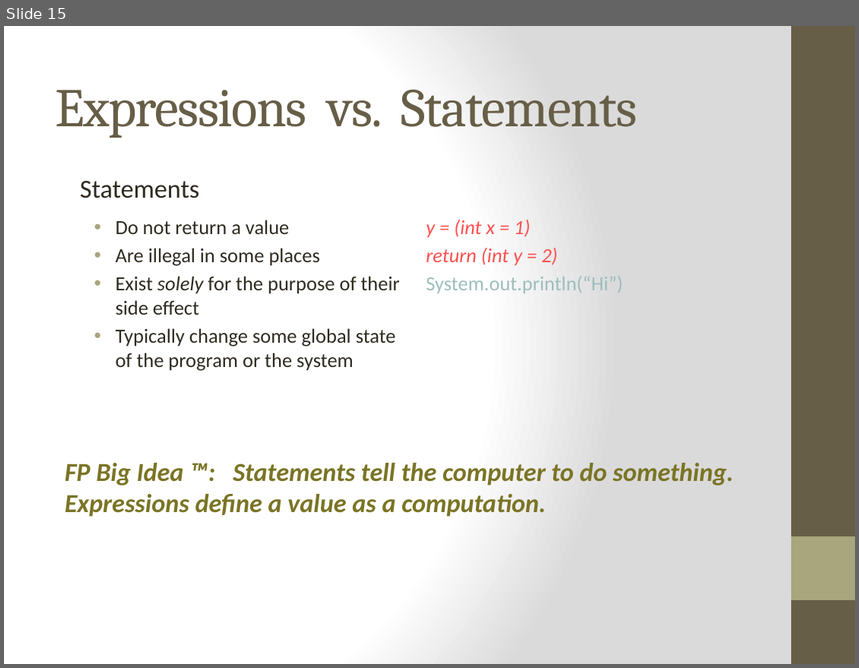
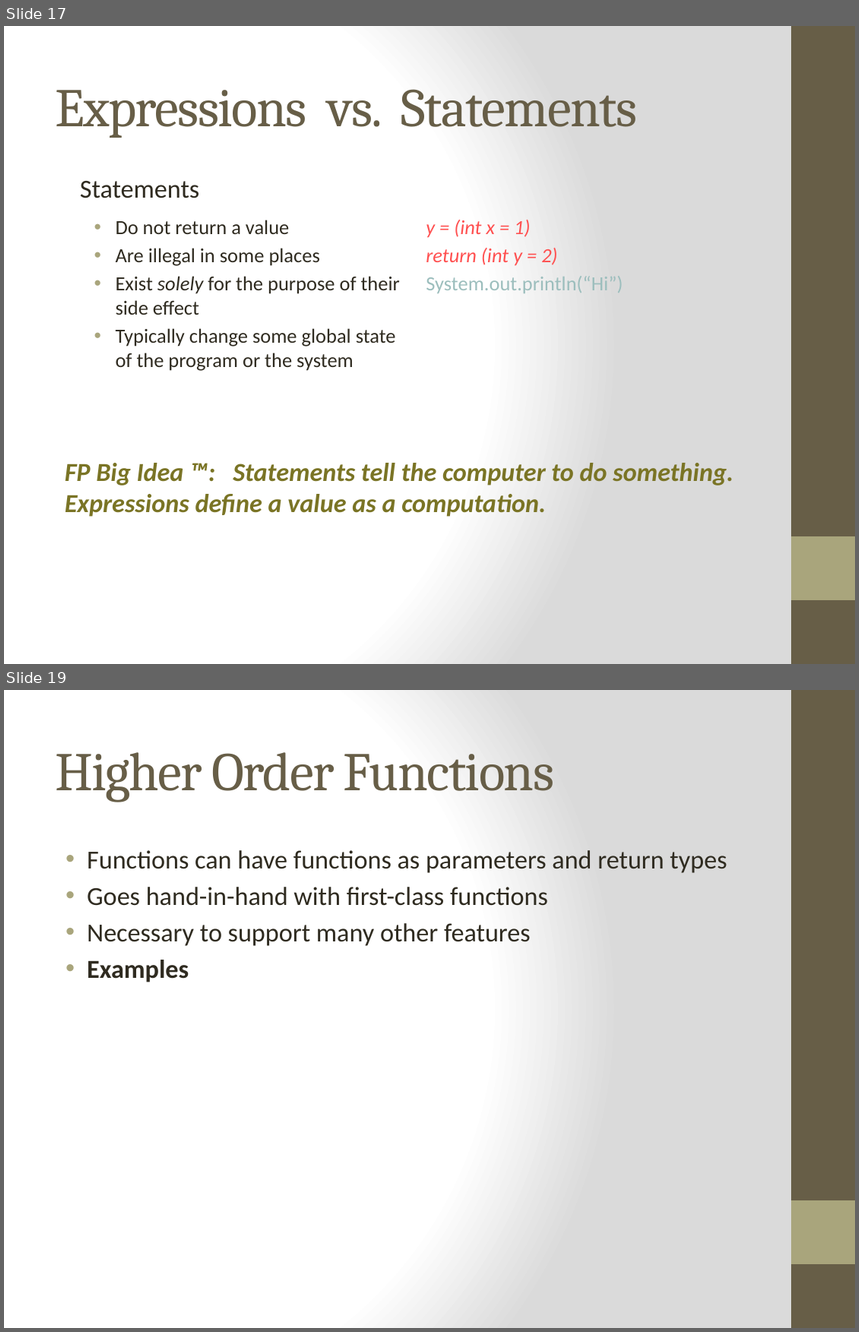
Before and after one commit to bjhartin/FoundationsOfFunctionalProgramming, a slide deck: FoundationsOfFunctionalProgramming.pptx. Shown one above the other, each under a label of ours: slide 15 before the commit, slides 17 and 19 after it; the slides between them are not shown. The pictures are 859x668 and 859x1332 pixels, drawn with LibreOffice and Linux fonts; fonts in the diff are those of the drawing. Boxes give left, top, right and bottom in pixels: in the first picture for what was removed or moved away, otherwise in the second. Text is boxed around its words. In the diff, an @@ line names an element or a change of style, - is before the commit and + after.

Commit message:
Brian: Added slides and examples for first class functions.

```diff
--- a/FoundationsOfFunctionalProgramming.pptx
+++ b/FoundationsOfFunctionalProgramming.pptx
@@ slide 19 added at box(4, 690, 855, 1328), background gradient #FFFFFF to #DADADA; not listed: 2 template elements that a slide beside it also shows @@
@@ title added at box(55, 752, 554, 802), 46 pt, text #675E47 @@
+Higher Order Functions
@@ text added at box(87, 850, 727, 983), 22 pt, text #2F2B20 @@
+• Functions can have functions as parameters and return types
+• Goes hand-in-hand with first-class functions
+• Necessary to support many other features
+• Examples
@@ what was slide 15 is now slide 17 @@
```
Also in this commit, not shown: 9 slides changed, 8 other slides added, 2 slides removed, 5 other files.
